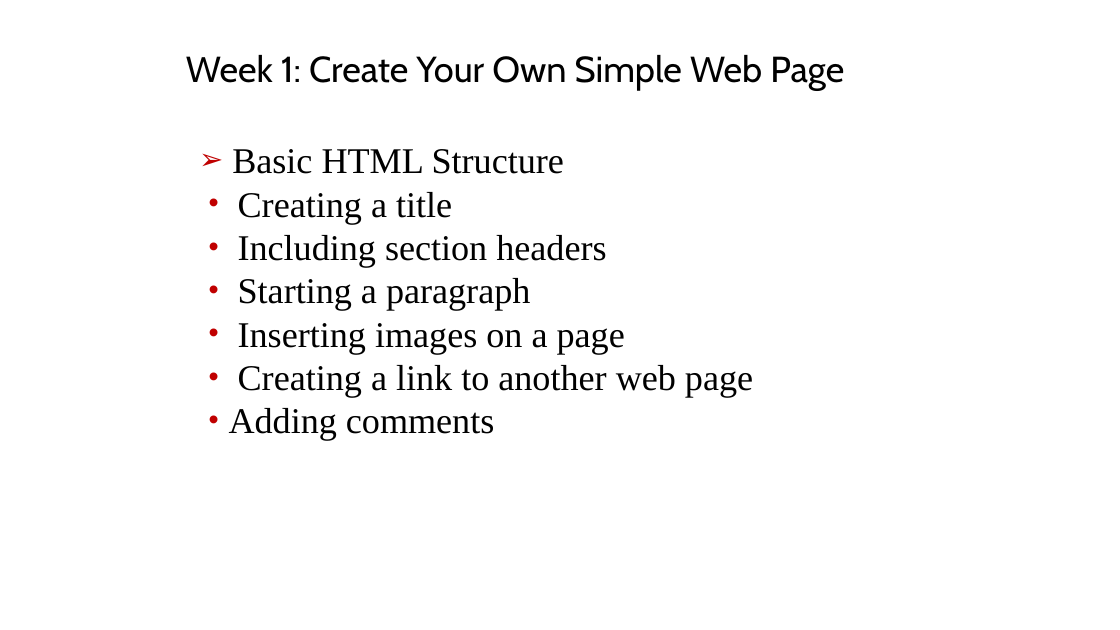
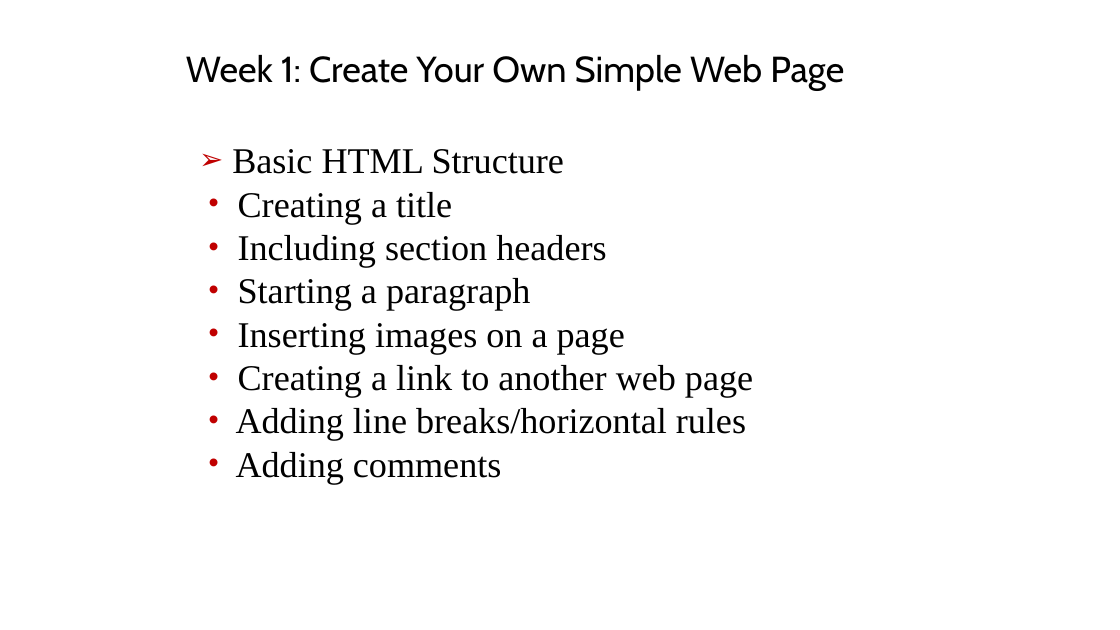
Before and after one commit to joeappleton18/cda400_2017, a slide deck: slide 12 of sessions/week2/slides.pptx. Drawn at 1120x630 pixels with LibreOffice and Linux fonts; fonts in the diff are those of the drawing. Boxes give left, top, right and bottom in pixels: in the first picture for what was removed or moved away, otherwise in the second. Text is boxed around its words. In the diff, an @@ line names an element or a change of style, - is before the commit and + after.

```diff
--- a/sessions/week2/slides.pptx
+++ b/sessions/week2/slides.pptx
@@ text at [236,408,746,441]: paragraph added @@
+  • Adding line breaks/horizontal rules
```
Also in this commit, not shown: 3 other slides changed, 2 slides removed, 8 other files.
